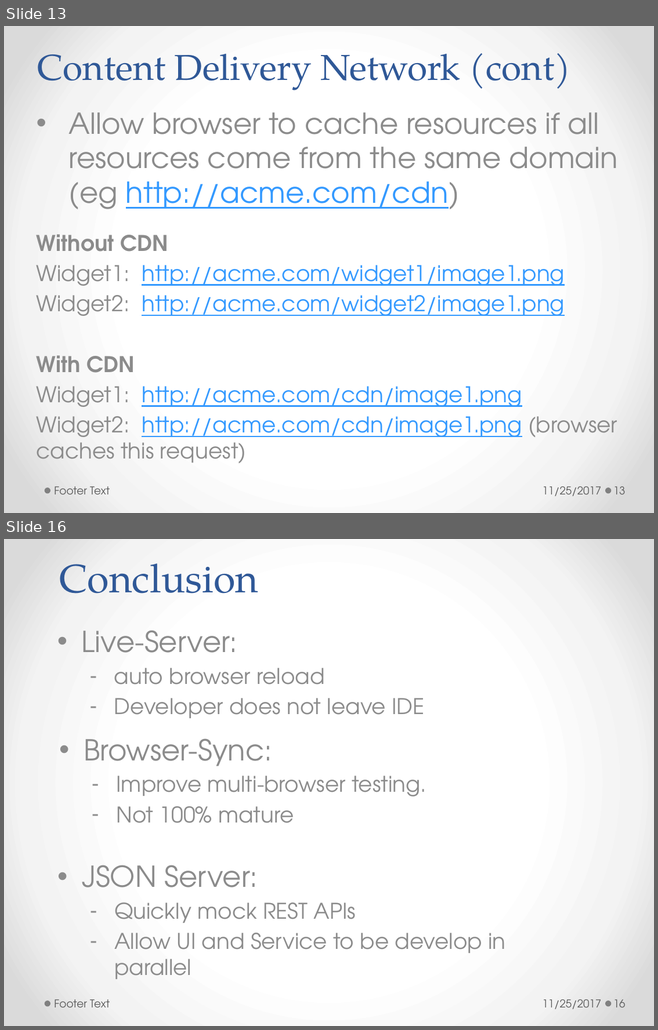
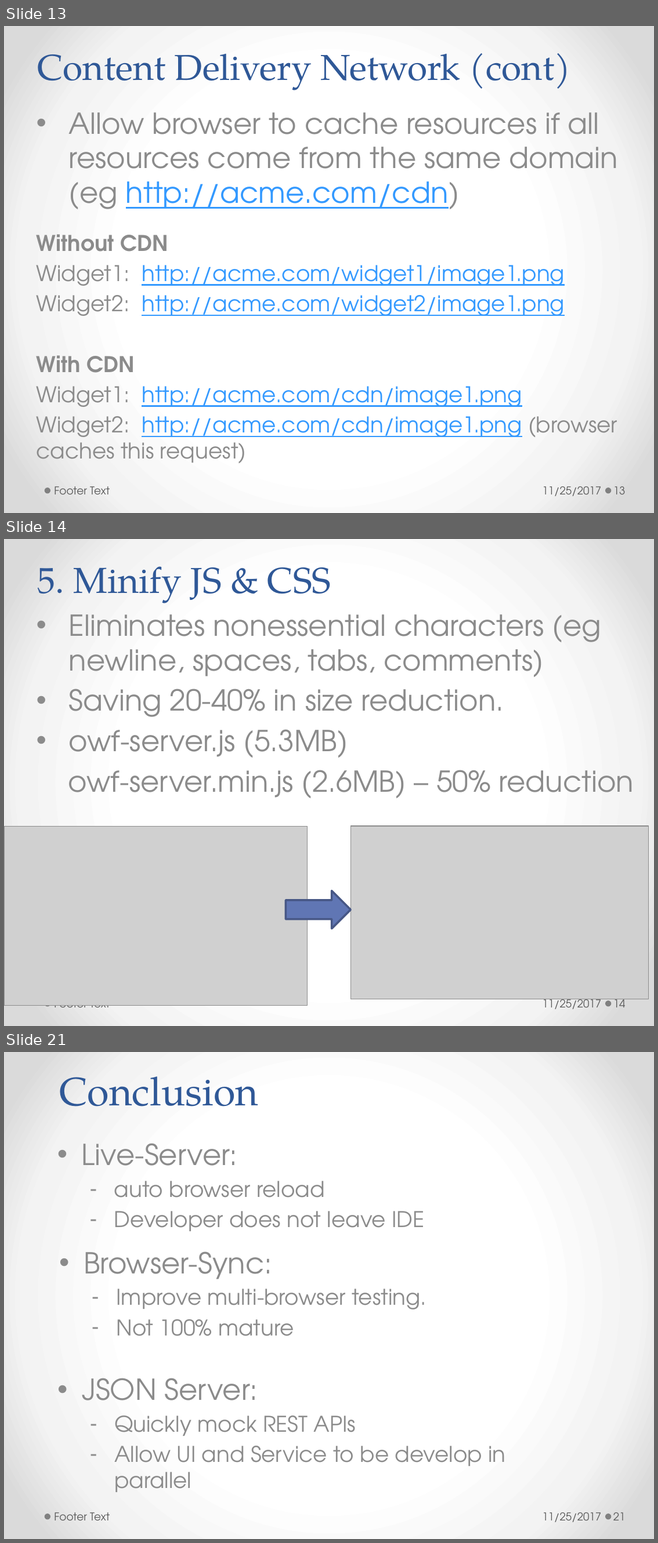
Before and after one commit to h-t-tran/brown, a slide deck: web-pg-performance/webpgperformance.pptx. Shown one above the other, each under a label of ours: slides 13 and 16 before the commit, slides 13, 14 and 21 after it; the slides between them are not shown. The pictures are 658x1030 and 658x1543 pixels, drawn with LibreOffice and Linux fonts; fonts in the diff are those of the drawing; grey boxes stand for pictures. Boxes give left, top, right and bottom in pixels: in the first picture for what was removed or moved away, otherwise in the second. Text is boxed around its words. In the diff, an @@ line names an element or a change of style, - is before the commit and + after.

```diff
--- a/web-pg-performance/webpgperformance.pptx
+++ b/web-pg-performance/webpgperformance.pptx
@@ slide 14 added at bbox=[4, 539, 654, 1026], background gradient #FFFFFF to #F4F4F4 to #DADADA; not listed: 2 template elements that a slide beside it also shows @@
@@ title added at bbox=[38, 566, 331, 603], 40 pt, text #2F5897 @@
+5. Minify JS & CSS
@@ subtitle added at bbox=[68, 614, 633, 798], 32 pt, text #8C8C8C @@
+• Eliminates nonessential characters (eg newline, spaces, tabs, comments)
+• Saving 20-40% in size reduction.
+• owf-server.js (5.3MB)
+owf-server.min.js (2.6MB) – 50% reduction
@@ picture added at bbox=[4, 826, 307, 1005] @@
@@ picture added at bbox=[350, 826, 648, 999] @@
@@ right arrow added at bbox=[285, 891, 350, 929], fill #6076B4, outline #475785 2.25 pt @@
@@ text added at bbox=[54, 1005, 110, 1008], 12 pt, text #595959 @@
+Footer Text
@@ text added at bbox=[542, 999, 601, 1009], 12 pt, text #595959 @@
+11/25/2017
@@ page number added at bbox=[613, 999, 625, 1008], 12 pt, text #595959 @@
+14
@@ what was slide 16 is now slide 21 @@
@@ page number at bbox=[613, 1513, 625, 1521]: text changed @@
-16
+21
```
Also in this commit, not shown: 2 slides changed, 4 other slides added, 1 other file.
